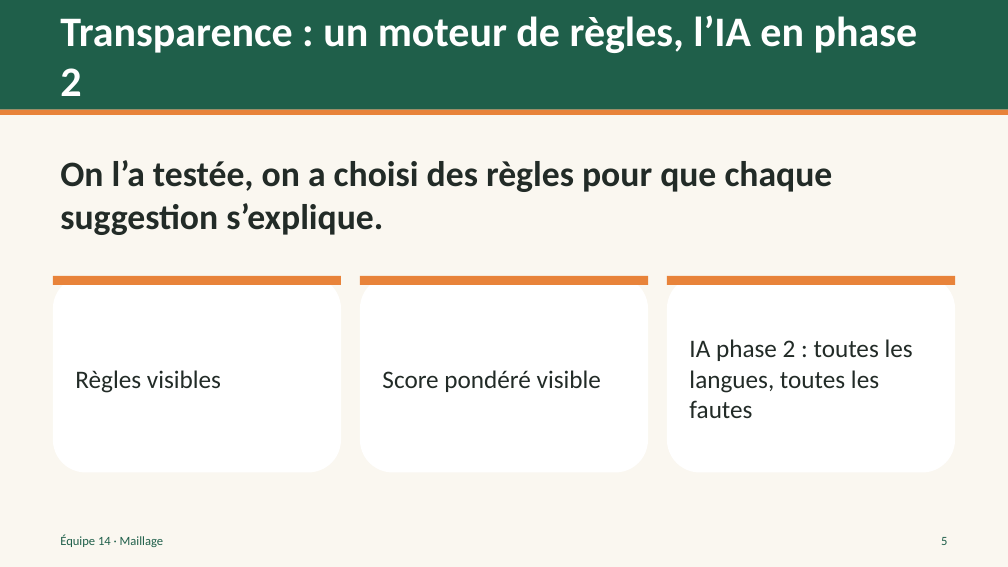
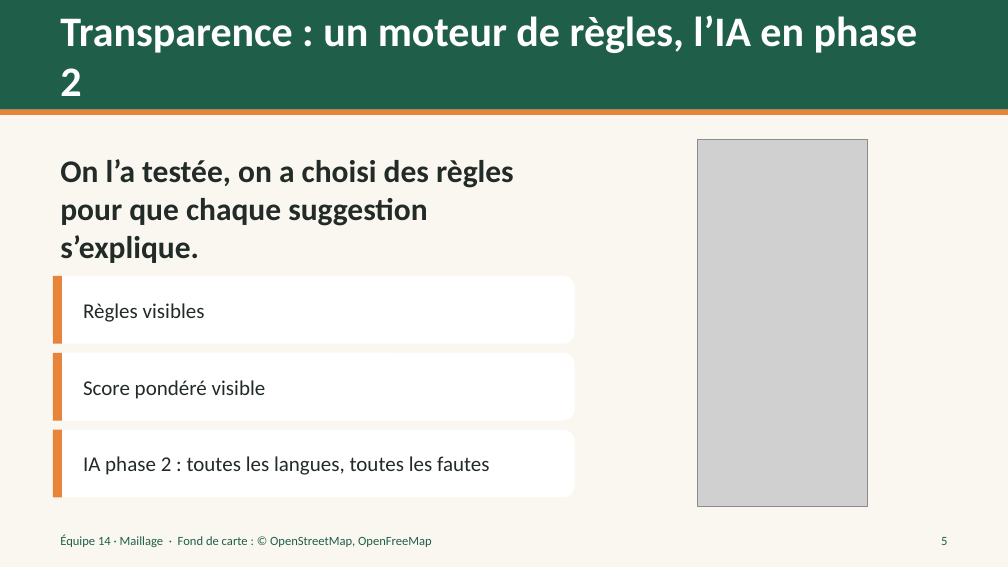
Before and after one commit to cianthiffault2006-png/hackathon-saint-roch-2026, a slide deck: slide 5 of docs/pitch/Maillage.pptx. Drawn at 1008x567 pixels with LibreOffice and Linux fonts; fonts in the diff are those of the drawing; grey boxes stand for pictures. Boxes give left, top, right and bottom in pixels: in the first picture for what was removed or moved away, otherwise in the second. Text is boxed around its words. In the diff, an @@ line names an element or a change of style, - is before the commit and + after.

```diff
--- a/docs/pitch/Maillage.pptx
+++ b/docs/pitch/Maillage.pptx
@@ text "On l’a testée, on a ..." at [60,159,514,263]: size 34 to 30 pt @@
@@ picture added at [698,140,867,507] @@
@@ rounded rectangle: place and size @@
-rounded rectangle at [53,276,341,473]
+rounded rectangle at [53,276,575,344]
@@ rectangle: place and size @@
-rectangle at [53,276,341,285]
+rectangle at [53,276,62,344]
@@ text "Règles visibles": place and size @@
-text "Règles visibles" at [75,370,221,393]
+text "Règles visibles" at [83,303,205,322]
@@ rounded rectangle: place and size @@
-rounded rectangle at [360,276,648,473]
+rounded rectangle at [53,353,575,421]
@@ rectangle: place and size @@
-rectangle at [360,276,648,285]
+rectangle at [53,353,62,421]
@@ text "Score pondéré visible": place and size @@
-text "Score pondéré visible" at [382,370,601,392]
+text "Score pondéré visible" at [83,380,266,399]
@@ rounded rectangle: place and size @@
-rounded rectangle at [667,276,955,473]
+rounded rectangle at [53,430,575,498]
@@ rectangle: place and size @@
-rectangle at [667,276,955,285]
+rectangle at [53,430,62,498]
@@ size 24 to 20 pt in 3 elements at [83,380,266,399], [83,303,205,322], [83,456,490,475] @@
@@ text "IA phase 2 : toutes ...": place and size @@
-text "IA phase 2 : toutes ..." at [689,339,913,418]
+text "IA phase 2 : toutes ..." at [83,456,490,475]
@@ text at [60,535,432,547]: text changed @@
-Équipe 14 · Maillage
+Équipe 14 · Maillage · Fond de carte : © OpenStreetMap, OpenFreeMap
```
Also in this commit, not shown: 6 other slides changed, 12 other files.
